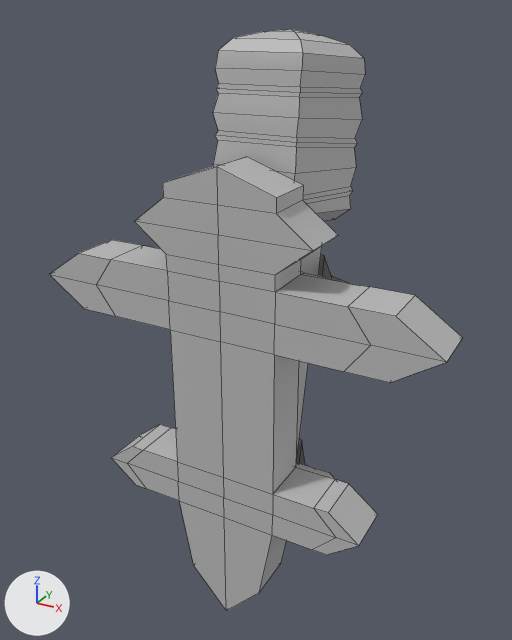
The FBX model Assets/Meshes/ModularKit/SetDressing/WallTorch_Mesh.fbx as it was, and as the next commit left it.
Rendered twice from a camera (50 mm lens) standing at (0.591, -2.957, 2.459) and looking at (-0.031, -1.824, 1.893). The axes (+X, +Y, +Z) are drawn at lower left. The lights are the same throughout. Mesh edges are drawn as thin lines. Where no turn or scale is listed for an object, it has been applied to the vertices.

The scene before the commit, as lines of its bpy script (objects in view):
```python
me_mesh = bpy.data.meshes.new('Mesh')
me_mesh.from_pydata(...)  # 263 vertices, 248 faces; spans x -0.388..0.388, y -2.009..-1.63, z 1.308..2.426
me_mesh.materials.append(mat_lambert1)  # grey #bcbcbc
ob_walltorch = bpy.data.objects.new('WallTorch', me_mesh)
ob_walltorch.location = (0.0, 0.0, 0.0)
```
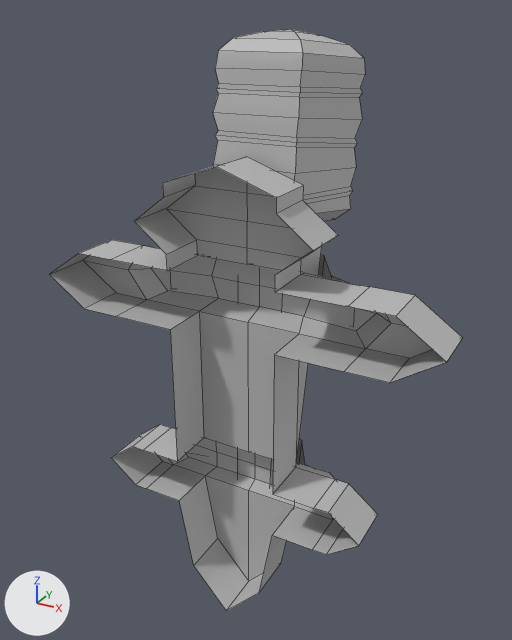
The change in detail:
me_mesh is used by ob_walltorch; location (0.0, 0.0, 0.0).
me_mesh had 263 vertices, 248 faces and spanned x -0.388..0.388, y -2.009..-1.63, z 1.308..2.426.
me_mesh now has 246 vertices, 211 faces and spans x -0.388..0.388, y -2.009..-1.63, z 1.308..2.426.
Part 1, on me_mesh:
17 vertices are removed from x -0.271..0.271, y -2.009, z 1.55..2.171.
37 faces are deleted.

Location of each change, (x1, y1, x2, y2) in pixels of the pictures (512 x 640 px):
part 1 of me_mesh, deleted: before (49, 167, 446, 611)
